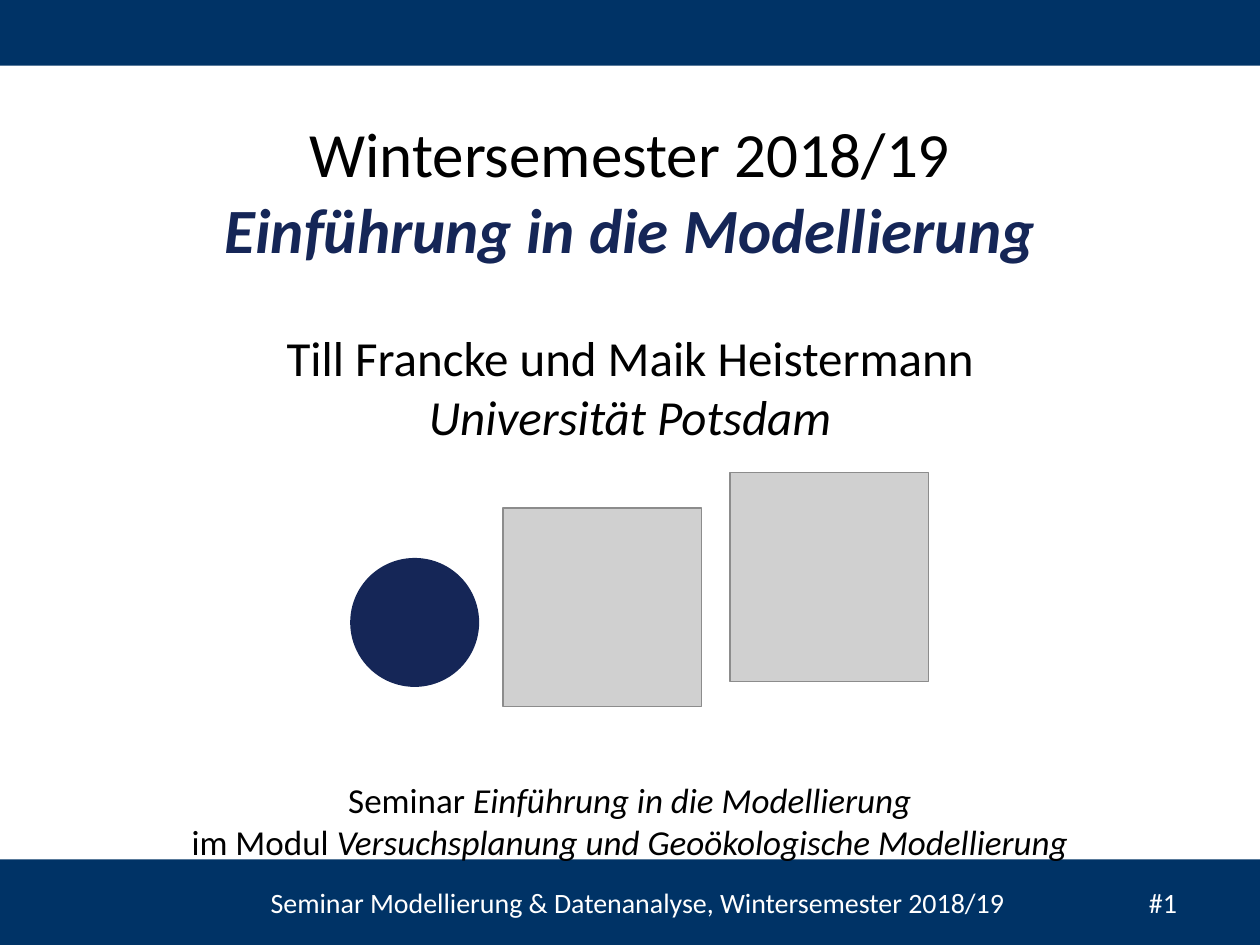
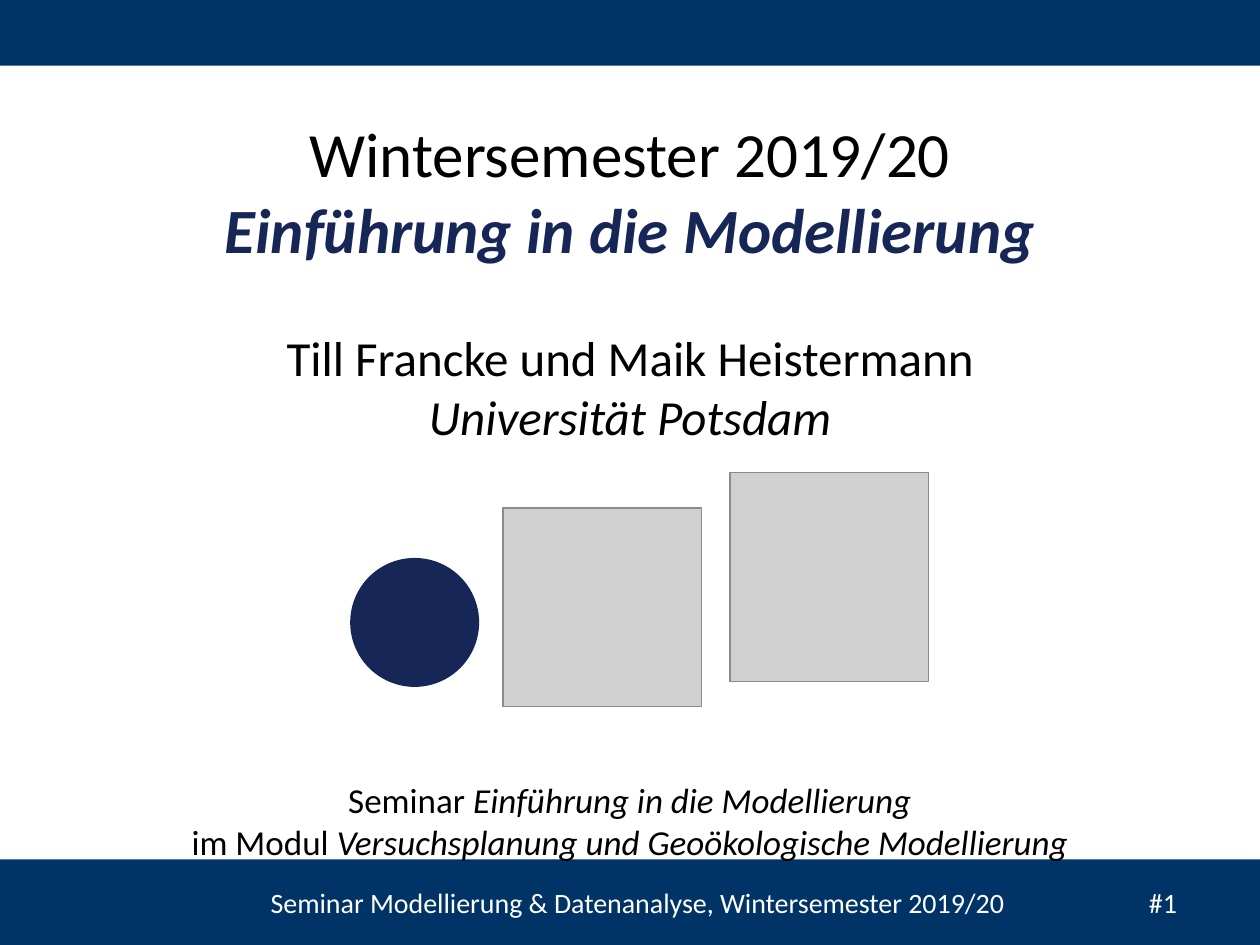
Before and after one commit to heistermann/Einf_Modellierung, a slide deck: slide 1 of Termin_3/folien/Termin_3_Populationsmodelle.pptx. Drawn at 1260x945 pixels with LibreOffice and Linux fonts; fonts in the diff are those of the drawing; grey boxes stand for pictures; background and template pictures are left out. Boxes give left, top, right and bottom in pixels: in the first picture for what was removed or moved away, otherwise in the second. Text is boxed around its words. In the diff, an @@ line names an element or a change of style, - is before the commit and + after.

```diff
--- a/Termin_3/folien/Termin_3_Populationsmodelle.pptx
+++ b/Termin_3/folien/Termin_3_Populationsmodelle.pptx
@@ text at (309,133,950,180): text changed @@
-Wintersemester 2018/19
+Wintersemester 2019/20
@@ text at (271,893,1177,918): text changed @@
-Seminar Modellierung & Datenanalyse, Wintersemester 2018/19 #1
+Seminar Modellierung & Datenanalyse, Wintersemester 2019/20 #1
```
Also in this commit, not shown: 3 other slides changed, 2 other files.
